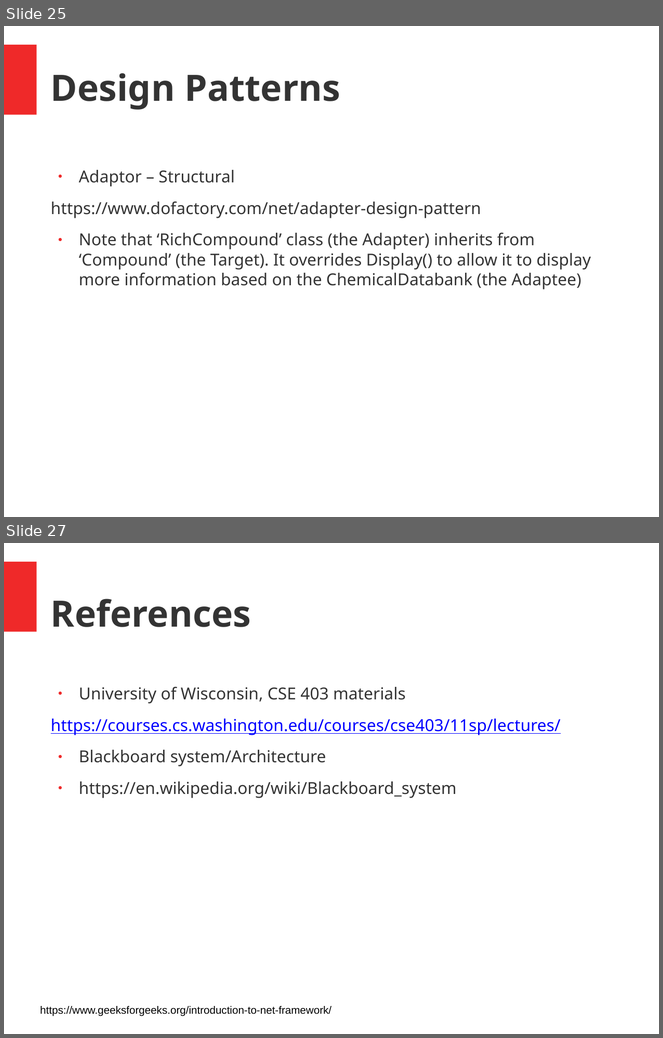
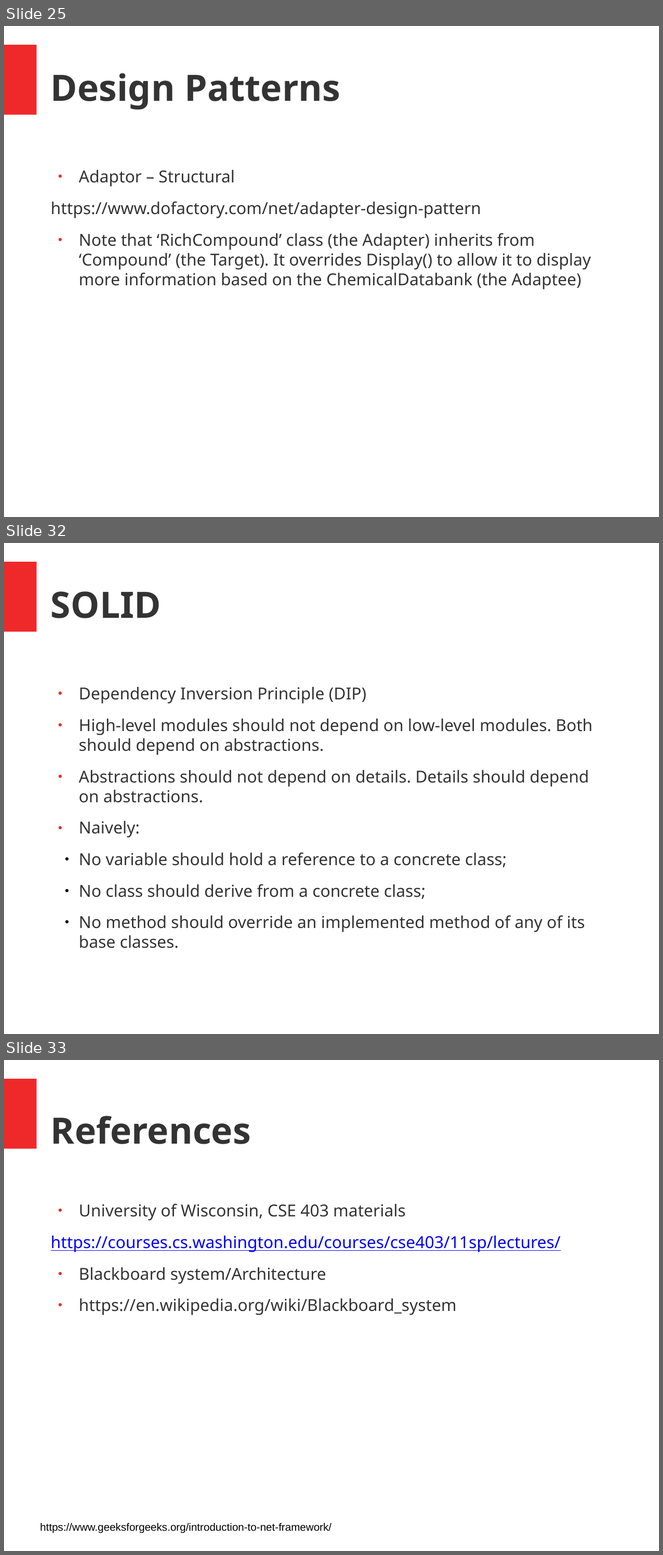
Before and after one commit to juschan/CSharp_ASPNET_Coaching, a slide deck: SE_Intro.pptx. Shown one above the other, each under a label of ours: slides 25 and 27 before the commit, slides 25, 32 and 33 after it; the slides between them are not shown. The pictures are 663x1038 and 663x1555 pixels, drawn with LibreOffice and Linux fonts; fonts in the diff are those of the drawing. Boxes give left, top, right and bottom in pixels: in the first picture for what was removed or moved away, otherwise in the second. Text is boxed around its words. In the diff, an @@ line names an element or a change of style, - is before the commit and + after.

```diff
--- a/SE_Intro.pptx
+++ b/SE_Intro.pptx
@@ slide 32 added at (4, 543, 659, 1034), background #FFFFFF; not listed: 1 template element that a slide beside it also shows @@
@@ text added at (51, 591, 161, 618), 44 pt, text #333333, bold @@
+SOLID
@@ text added at (79, 687, 593, 949), 20 pt, text #333333 @@
+● Dependency Inversion Principle (DIP)
+● High-level modules should not depend on low-level modules. Both should depend on abstractions.
+● Abstractions should not depend on details. Details should depend on abstractions.
+● Naively:
+  ● No variable should hold a reference to a concrete class;
+  ● No class should derive from a concrete class;
+  ● No method should override an implemented method of any of its base classes.
@@ what was slide 27 is now slide 33 @@
```
Also in this commit, not shown: 2 slides changed, 5 other slides added.
